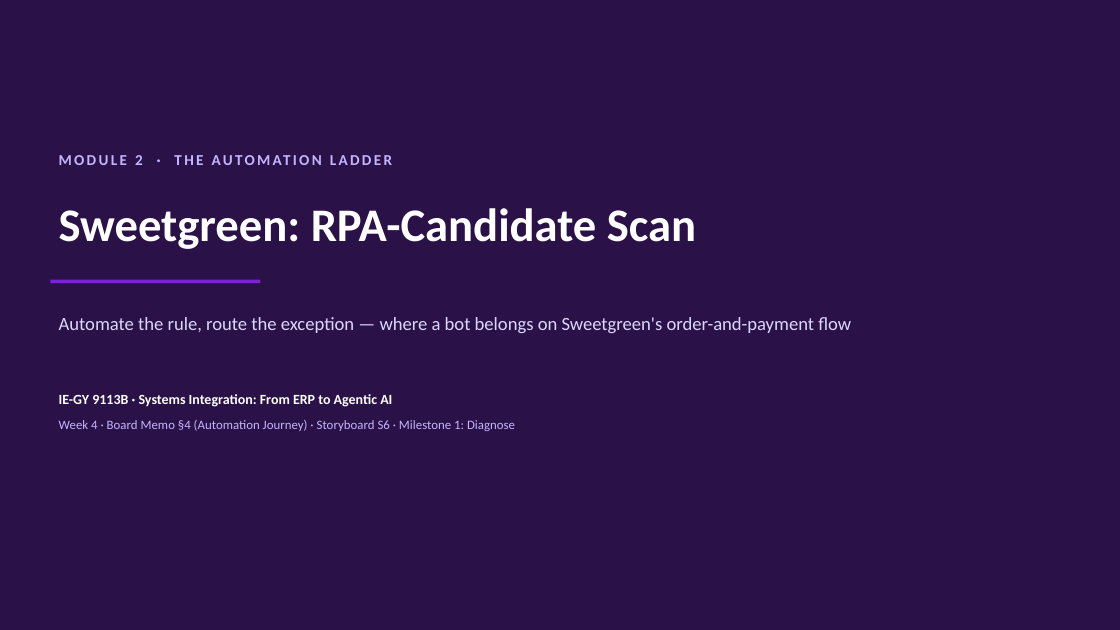
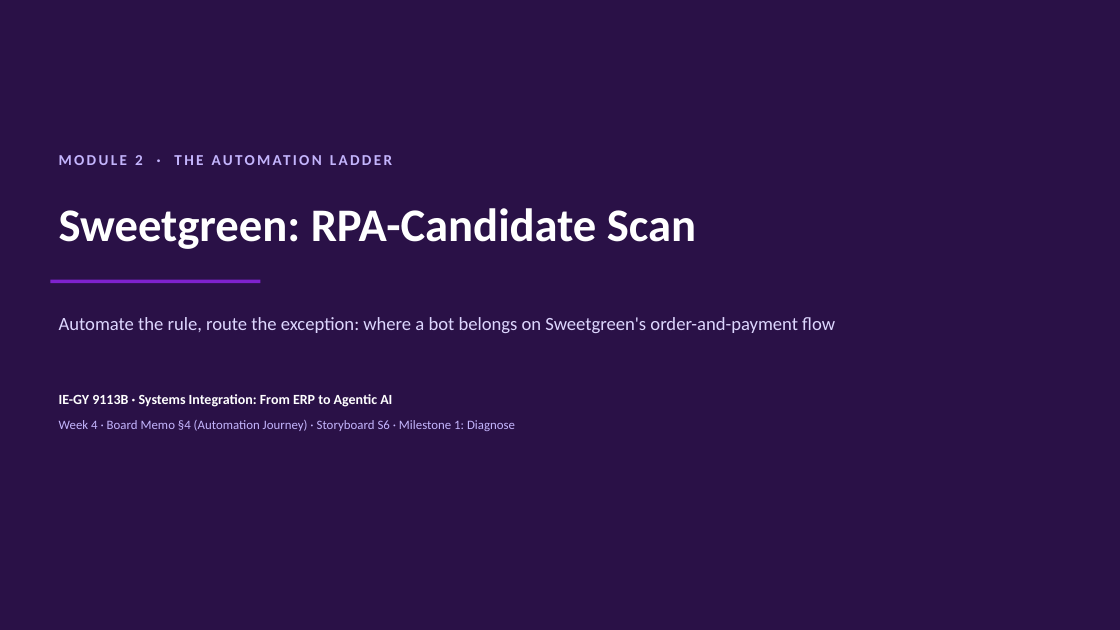
Before and after one commit to salawhaaat/erp2agentic, a slide deck: slide 1 of wiki/project/week4/Week4-Presentation-Sweetgreen.pptx. Drawn at 1120x630 pixels with LibreOffice and Linux fonts; fonts in the diff are those of the drawing. Boxes give left, top, right and bottom in pixels: in the first picture for what was removed or moved away, otherwise in the second. Text is boxed around its words. In the diff, an @@ line names an element or a change of style, - is before the commit and + after.

```diff
--- a/wiki/project/week4/Week4-Presentation-Sweetgreen.pptx
+++ b/wiki/project/week4/Week4-Presentation-Sweetgreen.pptx
@@ text at <box>59,317,835,333</box>: text changed @@
-Automate the rule, route the exception — where a bot belongs on Sweetgreen's order-and-payment flow
+Automate the rule, route the exception: where a bot belongs on Sweetgreen's order-and-payment flow
```
Also in this commit, not shown: 4 other slides changed, 42 other files.
